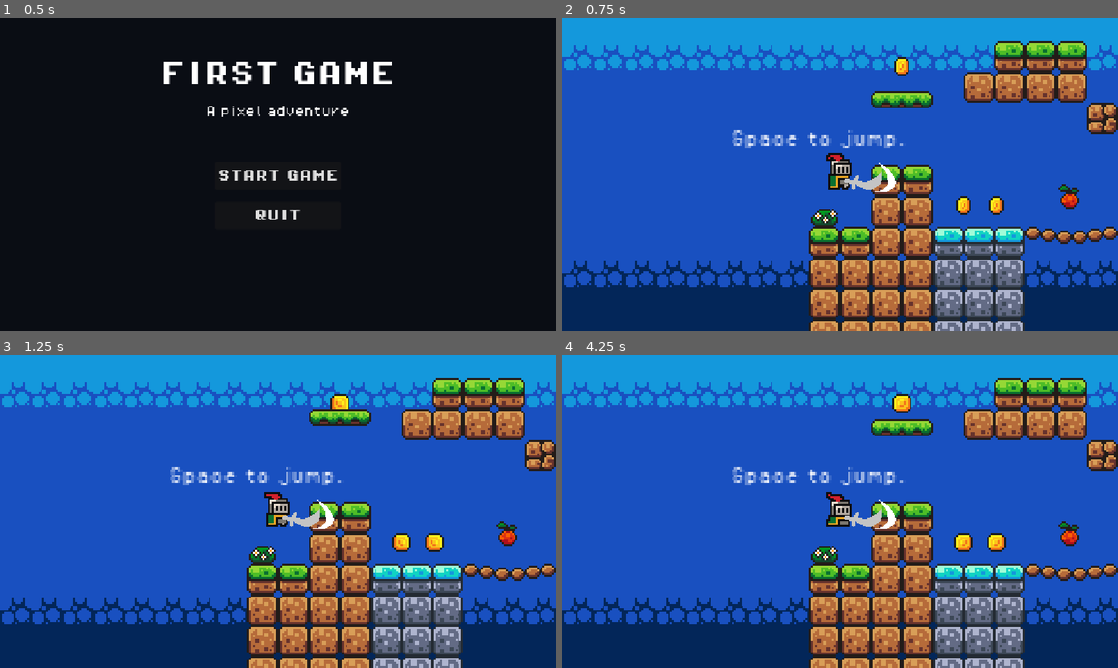
Above: before the commit, frames 1-4 (two rows, left to right).
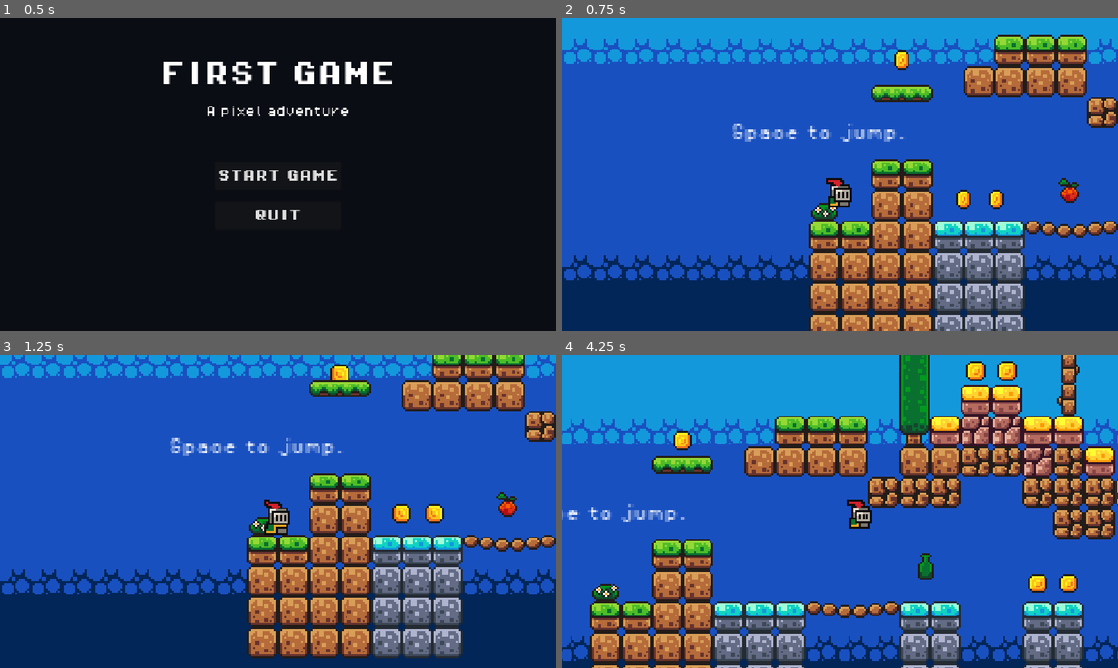
Above: after the commit, the same moments.

Repository: ysihan42-create/godot-indie-game-practice
Game: Godot game, scene res://scenes/main_menu.tscn
Same seed, same stepped clock (60 frames per second), same inputs: the game is played once before the commit and once after it.
Inputs:
- Up to frame 1 (0.5 s): no input
- Up to frame 2 (0.75 s): click "START GAME" at 0.5 s
- Up to frame 3 (1.25 s): no input
- Up to frame 4 (4.25 s): hold Right (move_right) 1.28-2.78 s; tap J (attack) every 0.75 s from 1.35 to 3.6 s; tap Space (jump) at 1.52, 2.27, 3.77 s; hold Left (move_left) 2.78-3.53 s; hold Right (move_right) from 3.53 s (still down)

Frame 1 is identical in both runs. In frame 2, 25% of the frame differs, in the area x 0-100%, y 5-100%; in frame 3, 34%; in frame 4, 58%, in the area x 0-100%, y 0-100%.
Error before the commit: Parse Error: Cannot infer the type of "collider" variable because the value doesn't have a set type. (res://scripts/player.gd:120)

Commit message:
Fix collider type inference error

Diff:
--- a/scripts/player.gd
+++ b/scripts/player.gd
@@ -117,7 +117,7 @@
 	if Input.is_action_just_pressed("move_down"):
 		for ray in drop_rays:
 			if ray.is_colliding():
-				var collider := ray.get_collider()
+				var collider = ray.get_collider()
 				if collider is AnimatableBody2D and collider not in drop_platforms:
 					drop_platforms.append(collider)
 					collider.collision_layer = 0
